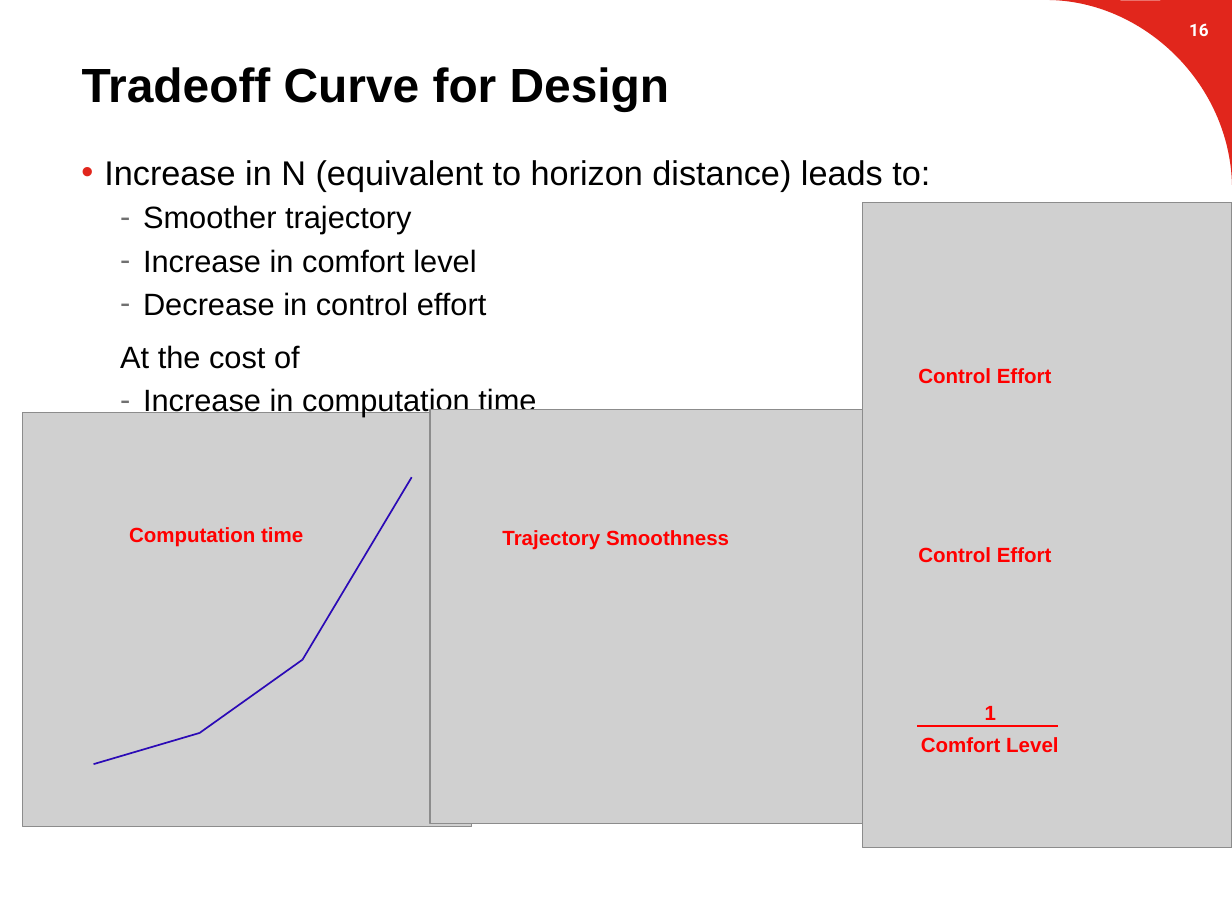
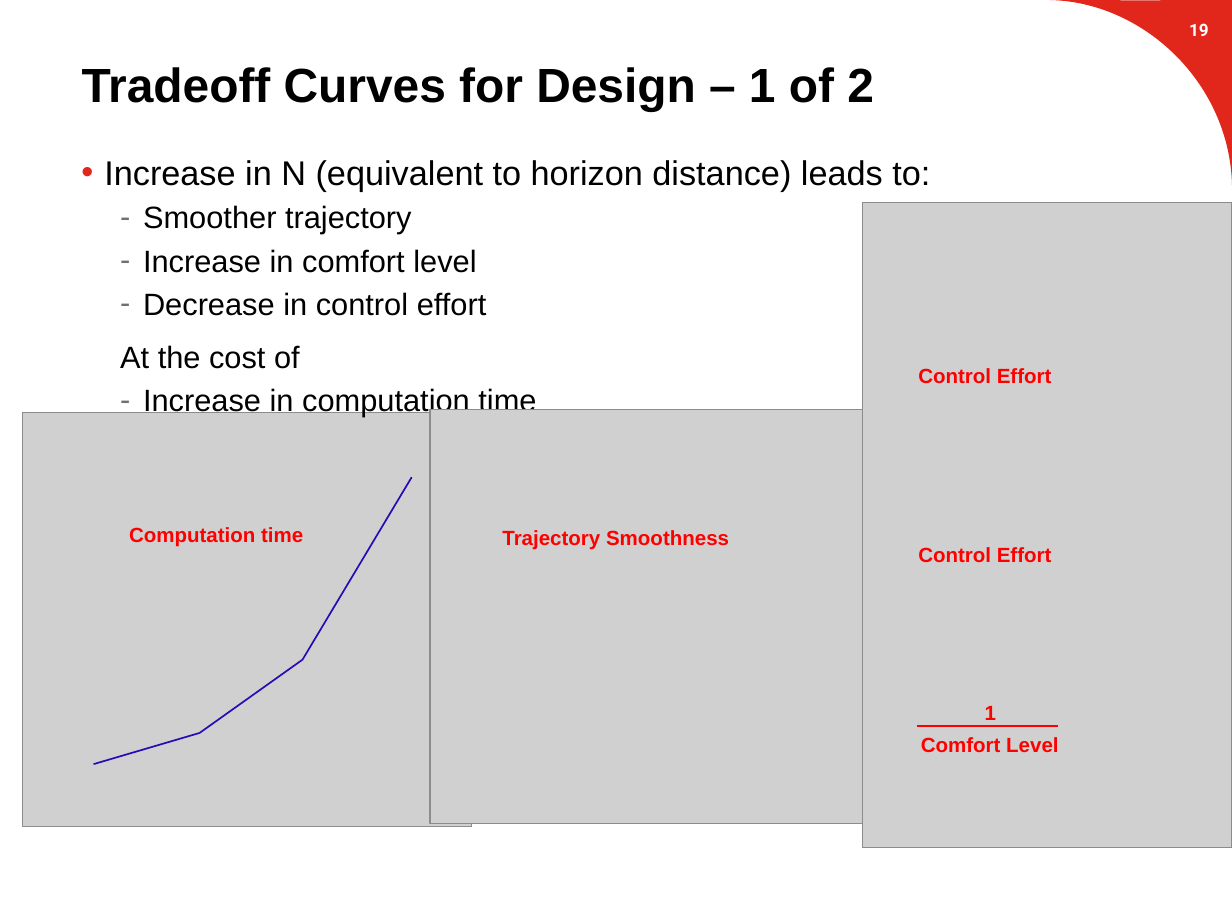
Before and after one commit to suvoganguli/GIG-MPC-Laplacian, a slide deck: slide 20 of 2D Results (03-19-2018).pptx (slide 17 before the commit). Drawn at 1232x924 pixels with LibreOffice and Linux fonts; fonts in the diff are those of the drawing; grey boxes stand for pictures; background and template pictures are left out. Boxes give left, top, right and bottom in pixels: in the first picture for what was removed or moved away, otherwise in the second. Text is boxed around its words. In the diff, an @@ line names an element or a change of style, - is before the commit and + after.

Commit message:
updated ppt with design tradeoff plots for variation in (N,T)

```diff
--- a/2D Results (03-19-2018).pptx
+++ b/2D Results (03-19-2018).pptx
@@ page number at (x1=1189, y1=23, x2=1209, y2=36): text changed @@
-16
+19
@@ title at (x1=82, y1=67, x2=874, y2=111): text changed @@
-Tradeoff Curve for Design
+Tradeoff Curves for Design – 1 of 2
```
Also in this commit, not shown: 6 other slides changed, 4 slides added, 2 slides removed.
